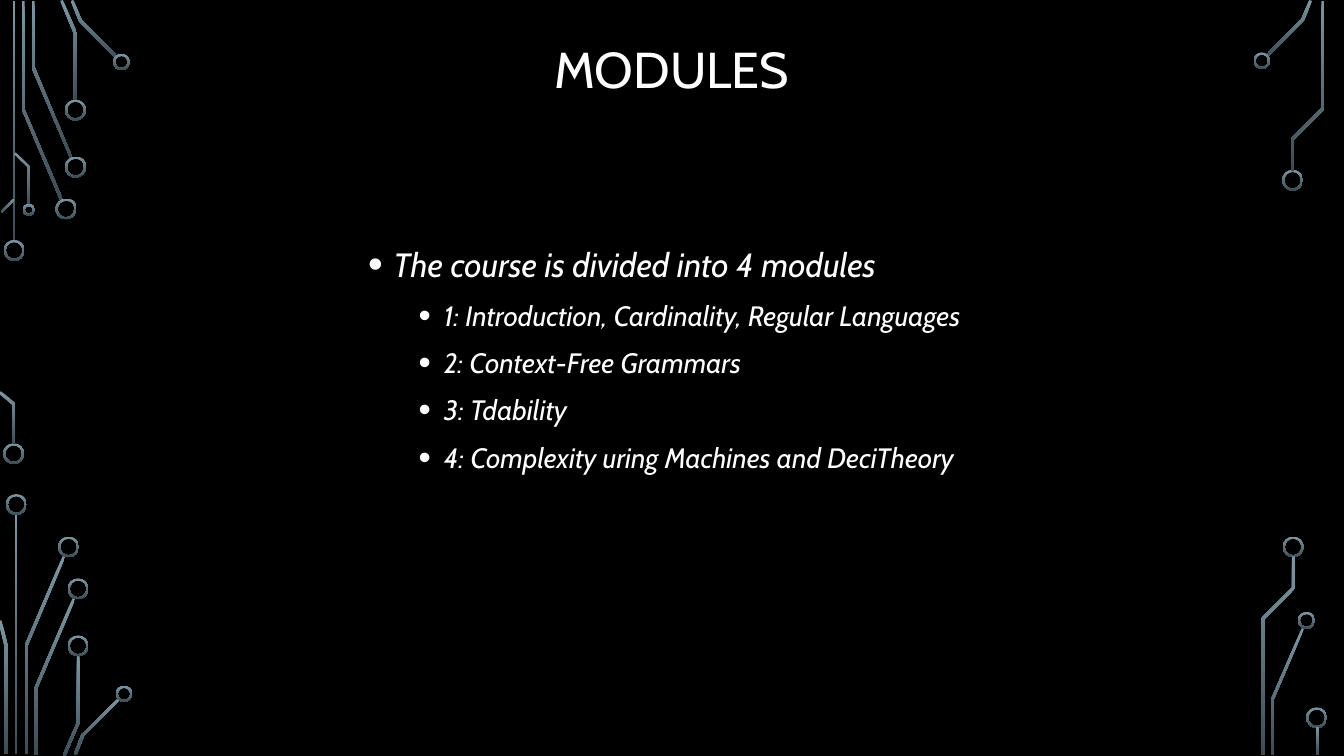
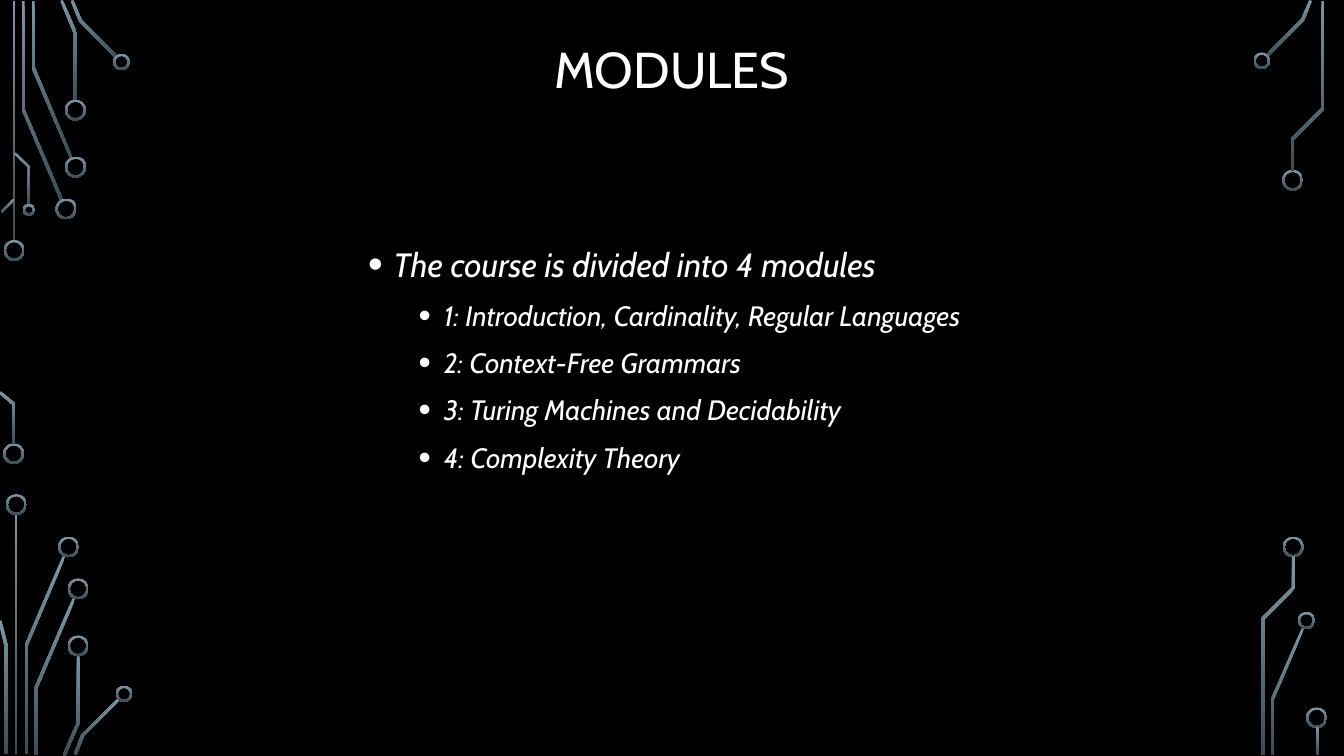
Before and after one commit to markfloryan/dmt2, a slide deck: slide 15 of slides/00-CourseIntroduction_Summer.pptx. Drawn at 1344x756 pixels with LibreOffice and Linux fonts; fonts in the diff are those of the drawing; background and template pictures are left out. Boxes give left, top, right and bottom in pixels: in the first picture for what was removed or moved away, otherwise in the second. Text is boxed around its words. In the diff, an @@ line names an element or a change of style, - is before the commit and + after.

```diff
--- a/slides/00-CourseIntroduction_Summer.pptx
+++ b/slides/00-CourseIntroduction_Summer.pptx
@@ text at box(444, 399, 841, 474): text changed @@
-  • 3: Tdability
-  • 4: Complexity uring Machines and DeciTheory
+  • 3: Turing Machines and Decidability
+  • 4: Complexity Theory
```
Also in this commit, not shown: 2 other slides changed, 6 other files.
